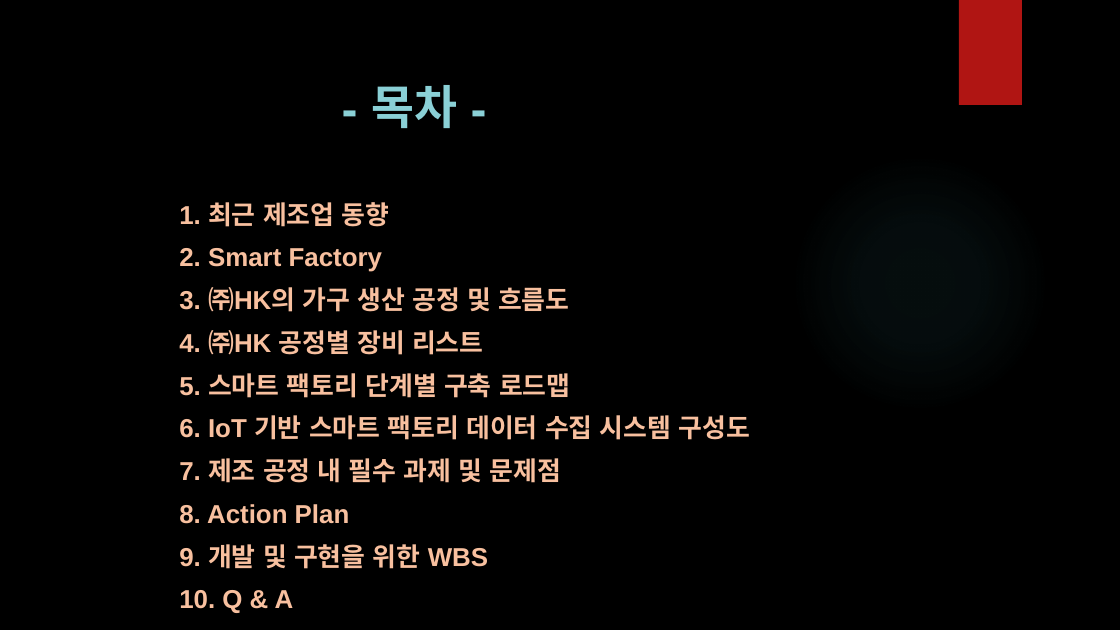
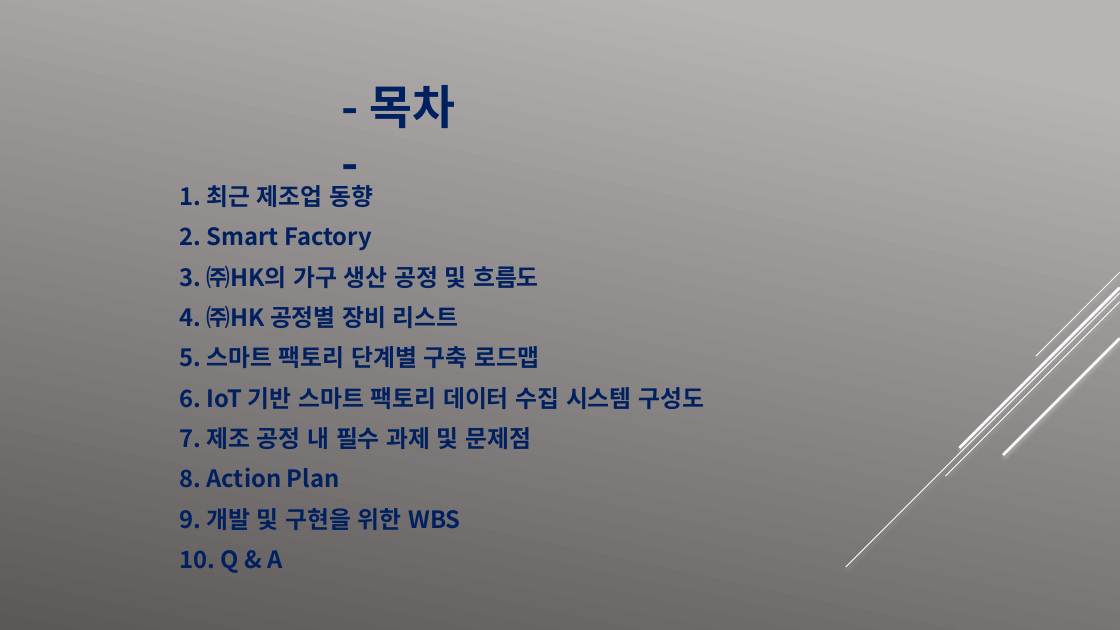
Before and after one commit to easyfw/HK_SmartFactory_Plan, a slide deck: slide 2 of (주)형경산업_스마트 팩토리 개발 및 구현.pptx. Drawn at 1120x630 pixels with LibreOffice and Linux fonts; fonts in the diff are those of the drawing; background and template pictures are left out. Boxes give left, top, right and bottom in pixels: in the first picture for what was removed or moved away, otherwise in the second. Text is boxed around its words. In the diff, an @@ line names an element or a change of style, - is before the commit and + after.

```diff
--- a/(주)형경산업_스마트 팩토리 개발 및 구현.pptx
+++ b/(주)형경산업_스마트 팩토리 개발 및 구현.pptx
@@ background picture (left out) to gradient #B9B5B5 to #5D5858 @@
@@ rectangle removed at [959, 0, 1022, 105] @@
@@ text "- 목차 -" at [370, 85, 456, 128]: font League Spartan to Noto Sans CJK KR, text colour #8AD0D6 to #002060 @@
@@ ellipse removed at [791, 154, 1049, 413] @@
@@ text "1. 최근 제조업 동향" at [179, 185, 704, 573]: size 22.2 to 20.4 pt, font Arial to Noto Sans CJK KR, text colour #F8C09F to #002060; vertical alignment top to middle @@
@@ group added at [846, 272, 1120, 567]: 5 lines @@
```
Also in this commit, not shown: 13 other slides changed, 1 other file.
